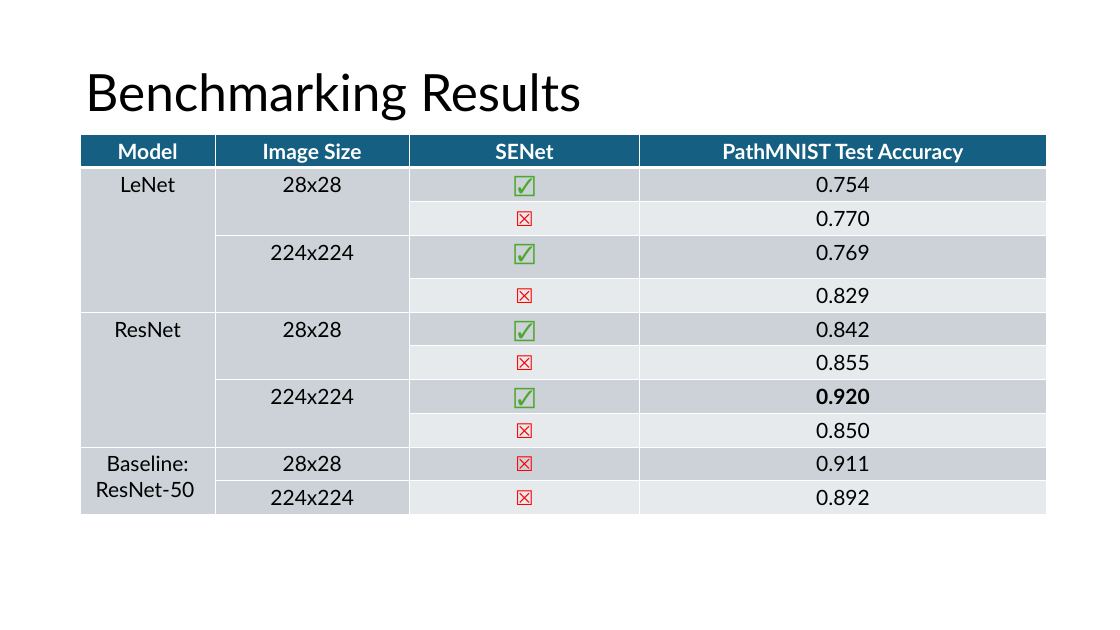
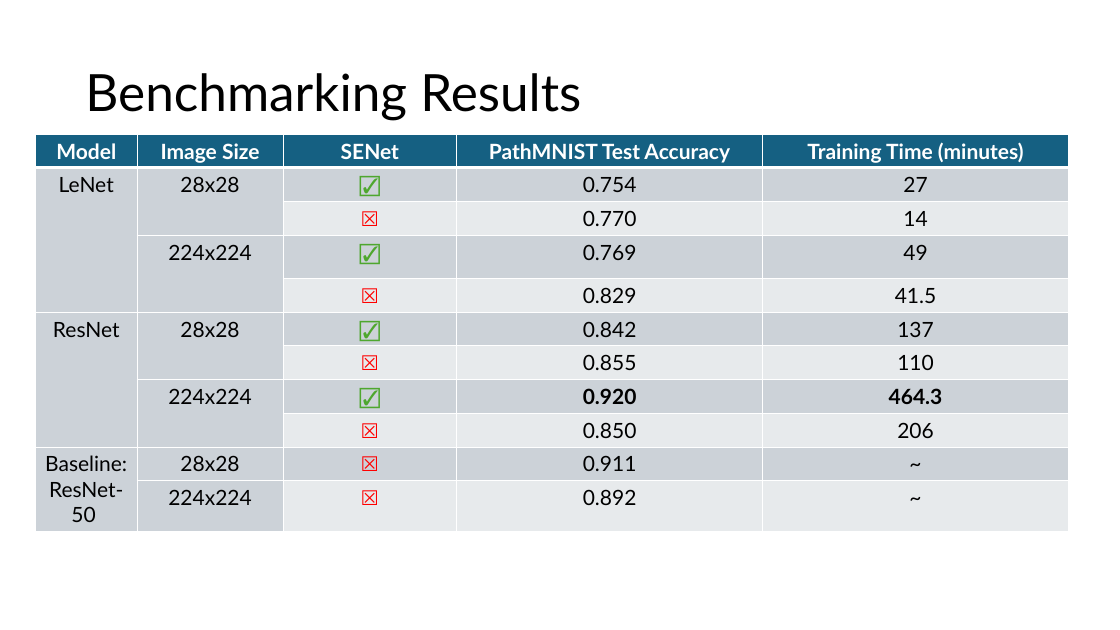
Before and after one commit to DsMouChao/DSCPproject, a slide deck: slide 11 of presentation.pptx (slide 10 before the commit). Drawn at 1120x630 pixels with LibreOffice and Linux fonts; fonts in the diff are those of the drawing. Boxes give left, top, right and bottom in pixels: in the first picture for what was removed or moved away, otherwise in the second. Text is boxed around its words. In the diff, an @@ line names an element or a change of style, - is before the commit and + after.

Commit message:
presentation update

```diff
--- a/presentation.pptx
+++ b/presentation.pptx
@@ table at [35, 134, 1069, 532] @@
+column 5: Training Time (minutes) | 27 | 14 | 49 | 41.5 | 137 | 110 | 464.3 | 206 | ~ | ~
@@ table: place and size @@
-table at [81, 134, 1047, 515]
+table at [35, 134, 1069, 532]
```
Also in this commit, not shown: 3 other slides changed, 5 slides added, 3 slides removed.
